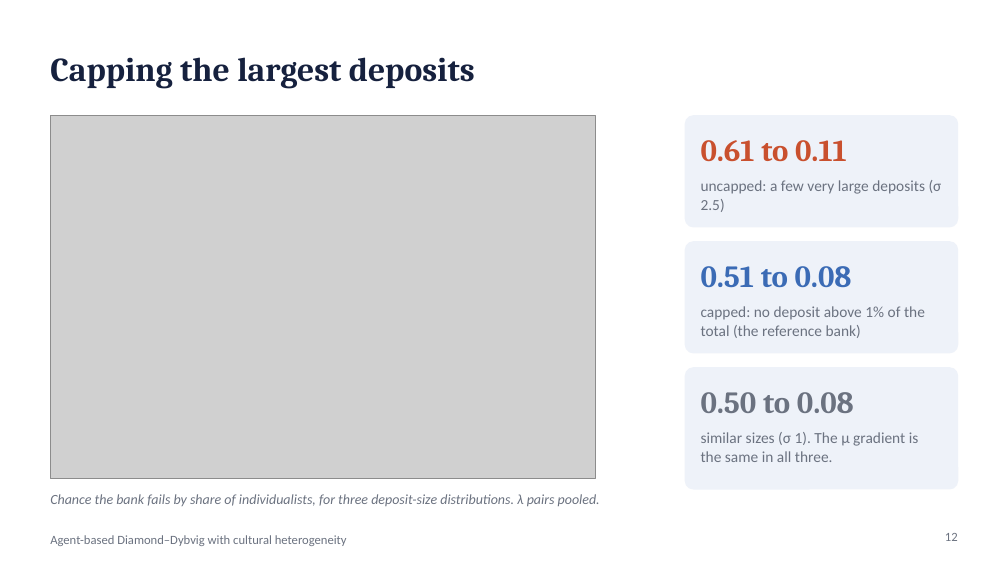
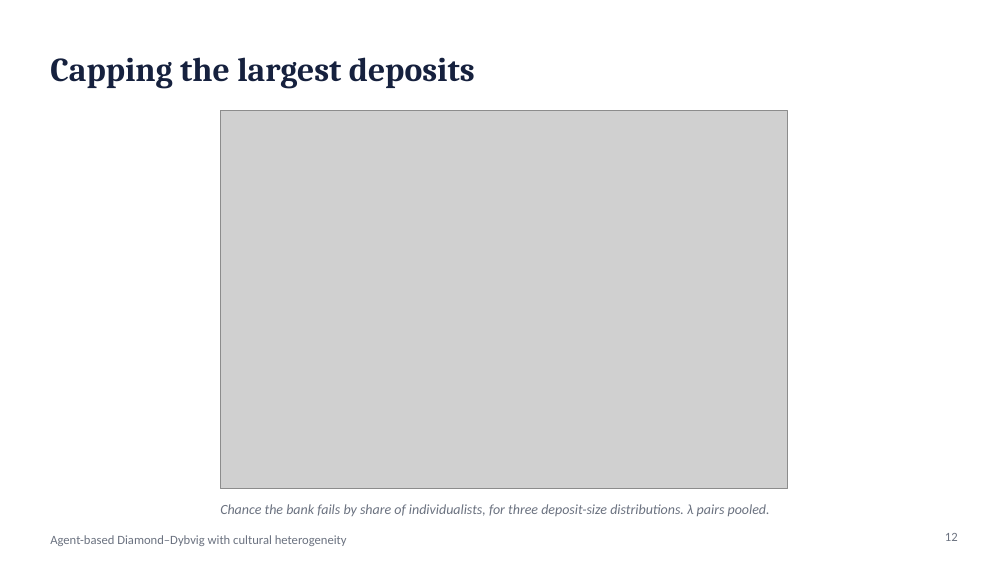
Before and after one commit to wlstover/BankRuns5, a slide deck: slide 12 of docs/deck_2026-10-26_seminar.pptx. Drawn at 1008x567 pixels with LibreOffice and Linux fonts; fonts in the diff are those of the drawing; grey boxes stand for pictures. Boxes give left, top, right and bottom in pixels: in the first picture for what was removed or moved away, otherwise in the second. Text is boxed around its words. In the diff, an @@ line names an element or a change of style, - is before the commit and + after.

```diff
--- a/docs/deck_2026-10-26_seminar.pptx
+++ b/docs/deck_2026-10-26_seminar.pptx
@@ picture: place and size @@
-picture at (50,116,595,479)
+picture at (221,111,788,489)
@@ rounded rectangle removed at (685,116,958,227) @@
@@ text removed at (701,140,847,161) @@
-0.61 to 0.11
@@ text removed at (701,180,942,212) @@
-uncapped: a few very large deposits (σ 2.5)
@@ rounded rectangle removed at (685,242,958,353) @@
@@ text removed at (701,266,852,287) @@
-0.51 to 0.08
@@ text removed at (701,306,925,338) @@
-capped: no deposit above 1% of the total (the reference bank)
@@ rounded rectangle removed at (685,368,958,489) @@
@@ text removed at (701,392,854,413) @@
-0.50 to 0.08
@@ text removed at (701,432,919,462) @@
-similar sizes (σ 1). The μ gradient is the same in all three.
@@ text "Chance the bank fails by ...": place and size @@
-text "Chance the bank fails by ..." at (50,494,600,506)
+text "Chance the bank fails by ..." at (220,504,770,516)
```
Also in this commit, not shown: 2 other files.
